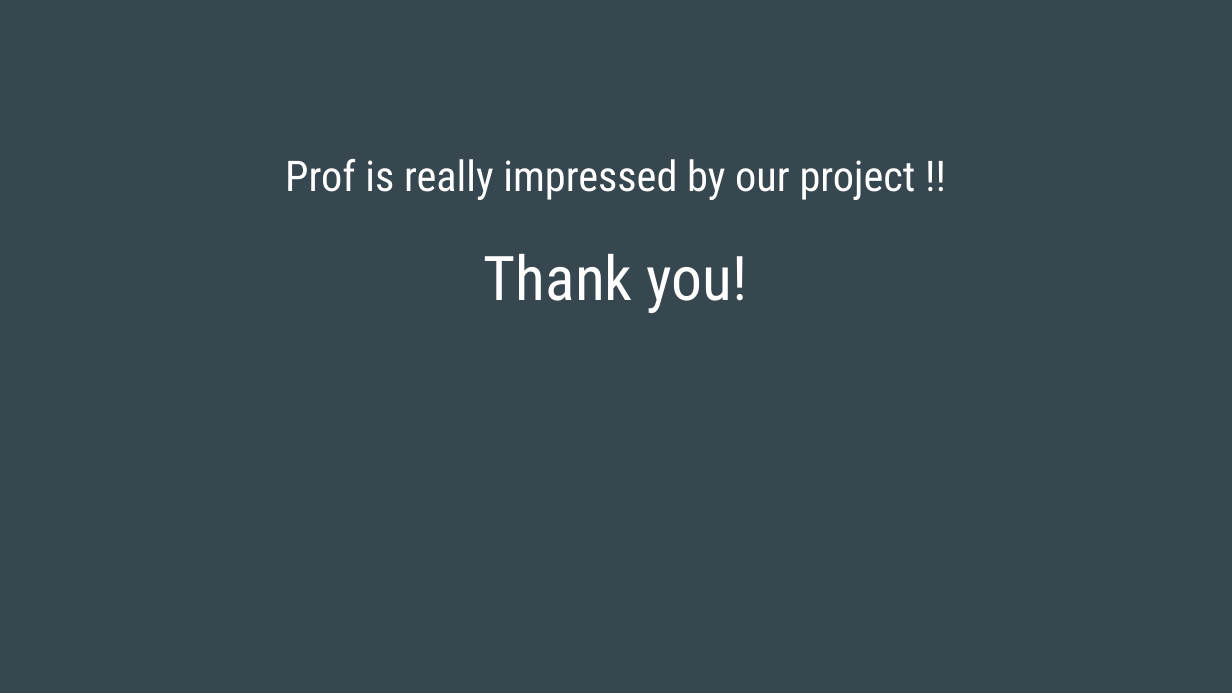
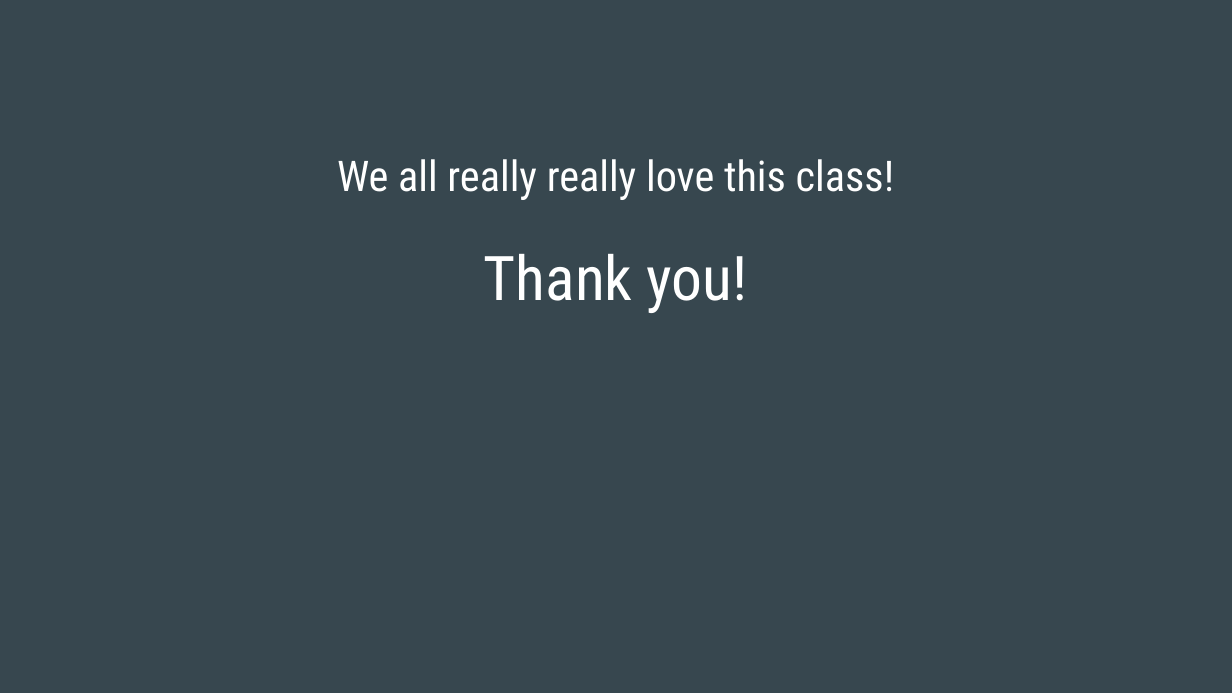
Before and after one commit to tanmayk26/FinalProject-Group6, a slide deck: slide 16 of Final-Group-Presentation/Final-Group-Presentation.pptx. Drawn at 1232x693 pixels with LibreOffice and Linux fonts; fonts in the diff are those of the drawing. Boxes give left, top, right and bottom in pixels: in the first picture for what was removed or moved away, otherwise in the second. Text is boxed around its words. In the diff, an @@ line names an element or a change of style, - is before the commit and + after.

```diff
--- a/Final-Group-Presentation/Final-Group-Presentation.pptx
+++ b/Final-Group-Presentation/Final-Group-Presentation.pptx
@@ title at box(337, 159, 895, 200): text changed @@
-Prof is really impressed by our project !!
+We all really really love this class!
```
Also in this commit, not shown: 7 other slides changed, 1 other file.
